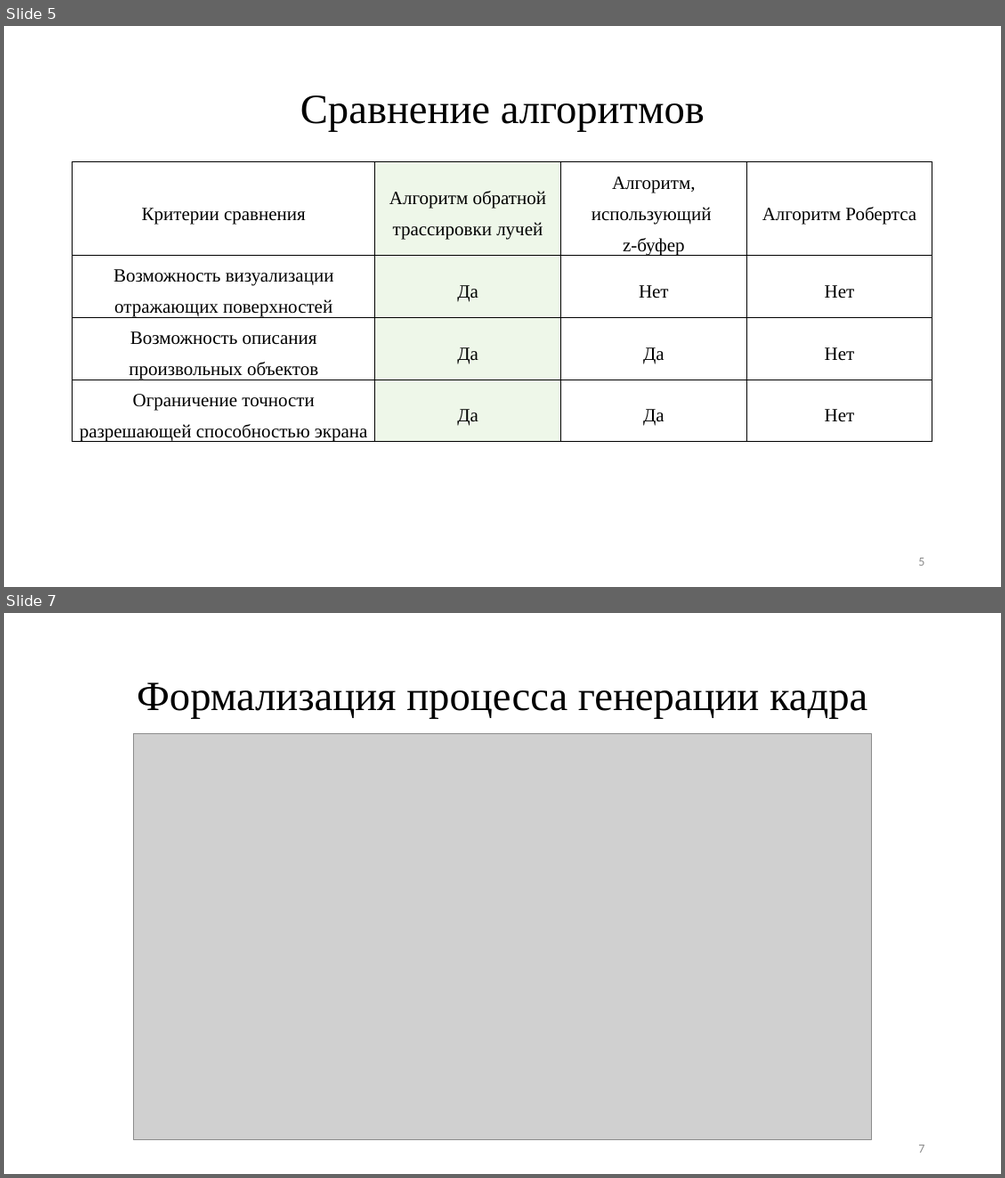
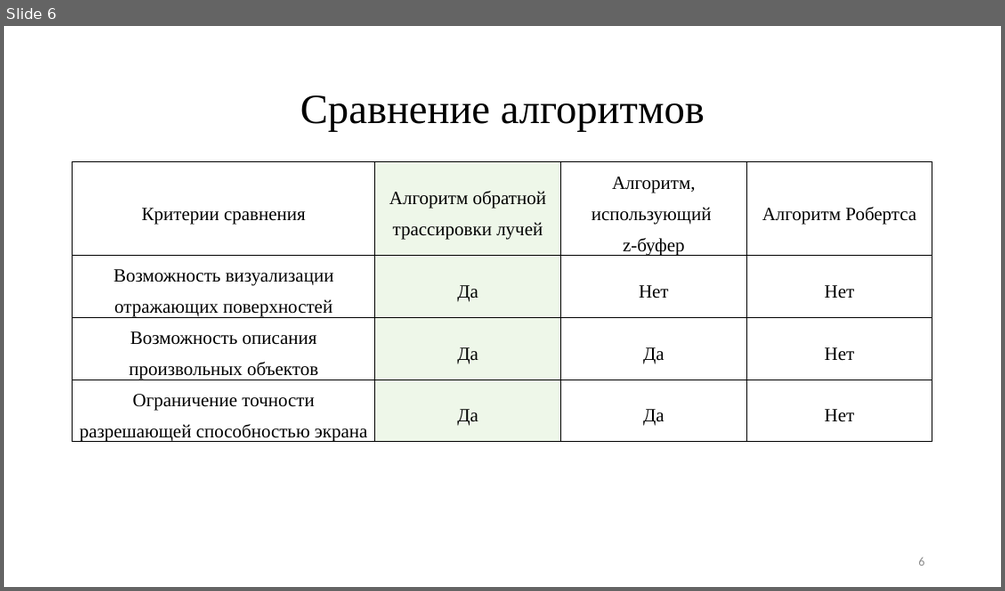
Before and after one commit to CakeForKit/cg_cp_info, a slide deck: ИУ7-52Б-Пермякова-Екатерина-Презентация-КГ.pptx. Shown one above the other, each under a label of ours: slides 5 and 7 before the commit, slide 6 after it; the slides between them are not shown. The pictures are 1005x1178 and 1005x591 pixels, drawn with LibreOffice and Linux fonts; fonts in the diff are those of the drawing; grey boxes stand for pictures. Boxes give left, top, right and bottom in pixels: in the first picture for what was removed or moved away, otherwise in the second. Text is boxed around its words. In the diff, an @@ line names an element or a change of style, - is before the commit and + after.

```diff
--- a/ИУ7-52Б-Пермякова-Екатерина-Презентация-КГ.pptx
+++ b/ИУ7-52Б-Пермякова-Екатерина-Презентация-КГ.pptx
@@ slide 7 removed at [4, 613, 1001, 1174], background #FFFFFF @@
@@ text removed at [137, 682, 867, 719] @@
-Формализация процесса генерации кадра
@@ picture removed at [134, 734, 872, 1140] @@
@@ page number removed at [918, 1144, 924, 1152] @@
-7
@@ what was slide 5 is now slide 6 @@
```
Also in this commit, not shown: 4 slides changed, 3 slides added, 1 other slide removed, 12 other files.
